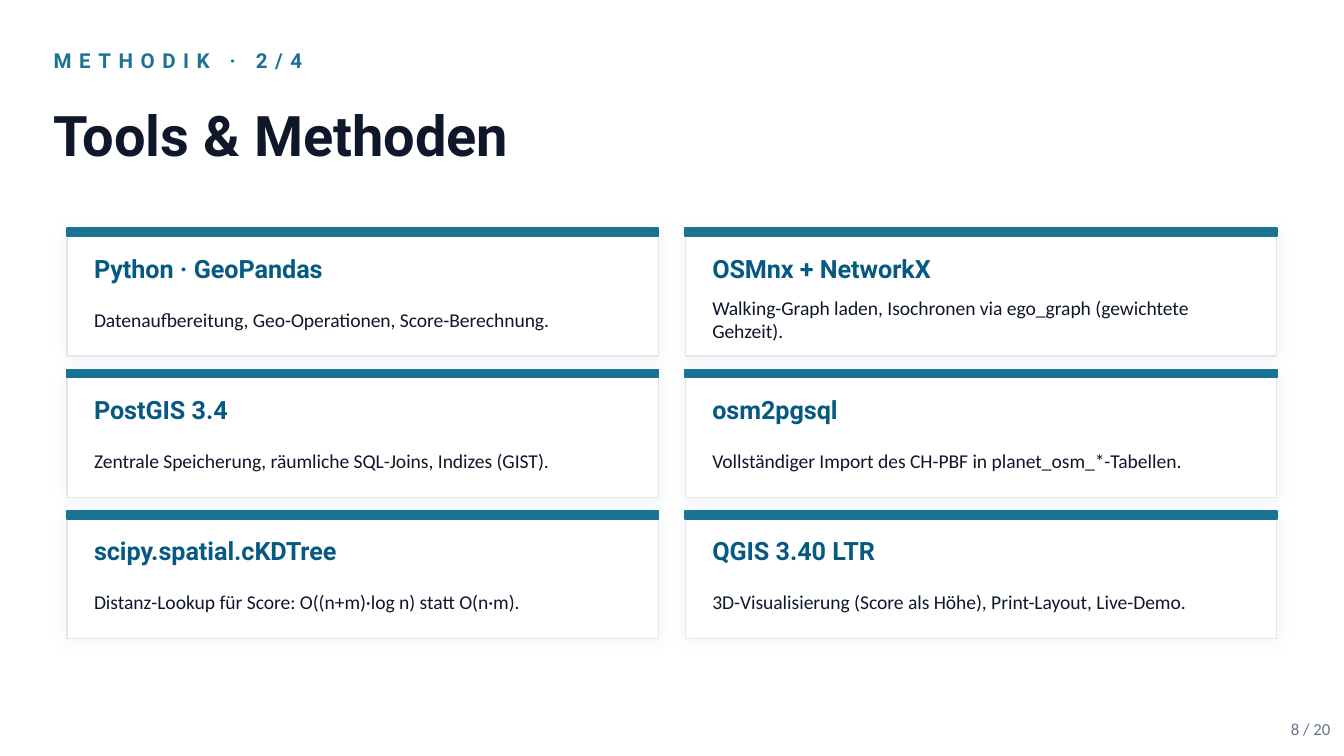
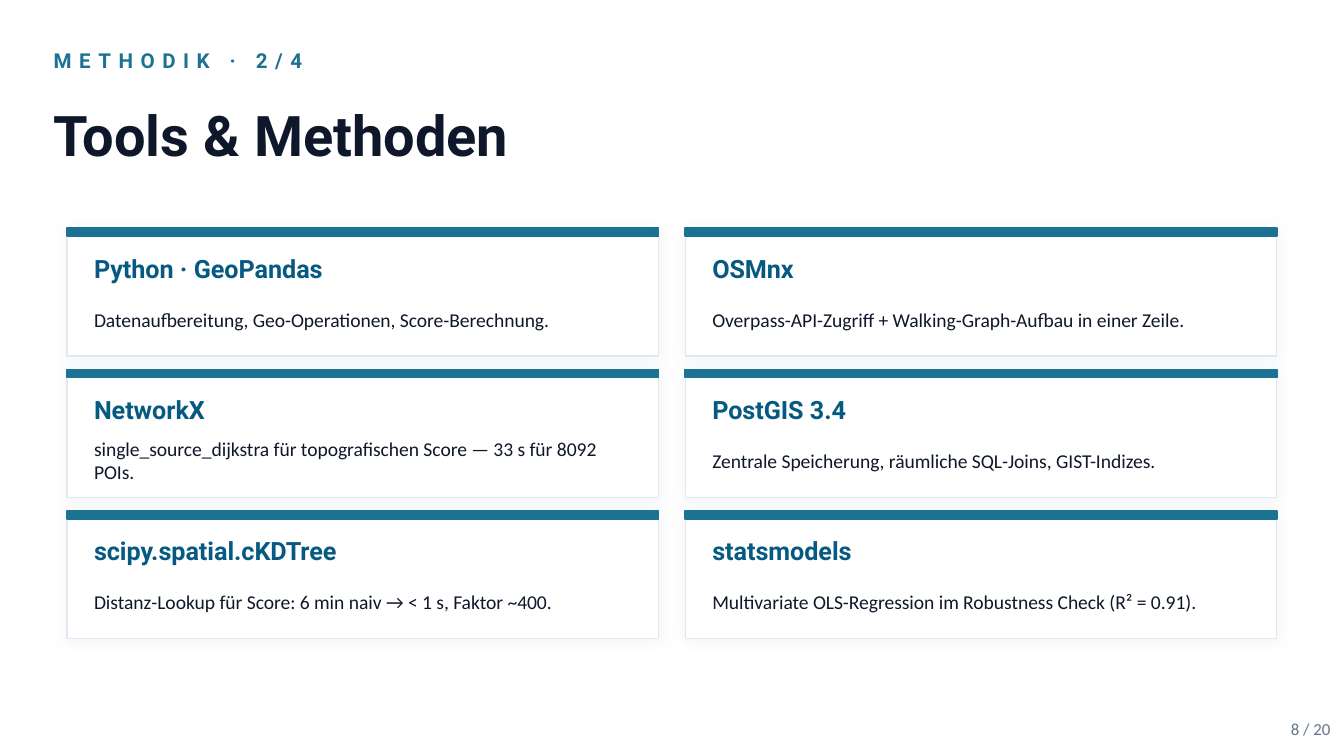
Before and after one commit to sanirmem/zh15min, a slide deck: slide 8 of reports/zh15min_slides.pptx. Drawn at 1344x756 pixels with LibreOffice and Linux fonts; fonts in the diff are those of the drawing. Boxes give left, top, right and bottom in pixels: in the first picture for what was removed or moved away, otherwise in the second. Text is boxed around its words. In the diff, an @@ line names an element or a change of style, - is before the commit and + after.

Commit message:
slide 8: Tools-Liste sync mit Skript
Slide 8 enthielt 6 Tools (Python/GeoPandas, OSMnx+NetworkX, PostGIS, osm2pgsql, scipy KDTree, QGIS), das Skript erwähnt aber 5 (PostGIS, OSMnx, scipy KDTree, NetworkX separat, statsmodels). Inkonsistenzen behoben:

* OSMnx und NetworkX getrennt (Skript spricht beide einzeln an)

* NetworkX-Beschreibung: 'single_source_dijkstra, 33 s für 8092 POIs' (vorher 'ego_graph')

* statsmodels neu aufgenommen — vom Skript explizit erwähnt für Robustness Check

* scipy KDTree-Beschreibung verkürzt: Faktor ~400 statt Big-O-Notation (kommunikativer)

* osm2pgsql entfernt — redundant mit Slide 3 (PostGIS-Import)

* QGIS entfernt — Slide 12 ist komplett dem 3D-QGIS gewidmet, plus damit verschwand die letzte 'Live-Demo'-Klausel im Deck

PPTX + PDF entsprechend neu generiert. Skript unverändert.

```diff
--- a/reports/zh15min_slides.pptx
+++ b/reports/zh15min_slides.pptx
@@ text at (712,260,794,279): text changed @@
-OSMnx + NetworkX
+OSMnx
@@ text at (712,313,1184,331): text changed @@
-Walking-Graph laden, Isochronen via ego_graph (gewichtete Gehzeit).
+Overpass-API-Zugriff + Walking-Graph-Aufbau in einer Zeile.
@@ text at (94,400,205,420): text changed @@
-PostGIS 3.4
+NetworkX
@@ text at (712,401,846,420): text changed @@
-osm2pgsql
+PostGIS 3.4
@@ text at (94,442,597,479): text changed @@
-Zentrale Speicherung, räumliche SQL-Joins, Indizes (GIST).
+single_source_dijkstra für topografischen Score — 33 s für 8092 POIs.
@@ text at (712,454,1155,472): text changed @@
-Vollständiger Import des CH-PBF in planet_osm_*-Tabellen.
+Zentrale Speicherung, räumliche SQL-Joins, GIST-Indizes.
@@ text at (712,541,851,561): text changed @@
-QGIS 3.40 LTR
+statsmodels
@@ text at (94,595,552,612): text changed @@
-Distanz-Lookup für Score: O((n+m)·log n) statt O(n·m).
+Distanz-Lookup für Score: 6 min naiv → < 1 s, Faktor ~400.
@@ text at (712,594,1196,613): text changed @@
-3D-Visualisierung (Score als Höhe), Print-Layout, Live-Demo.
+Multivariate OLS-Regression im Robustness Check (R² = 0.91).
```
Also in this commit, not shown: 2 other slides changed, 2 other files.
